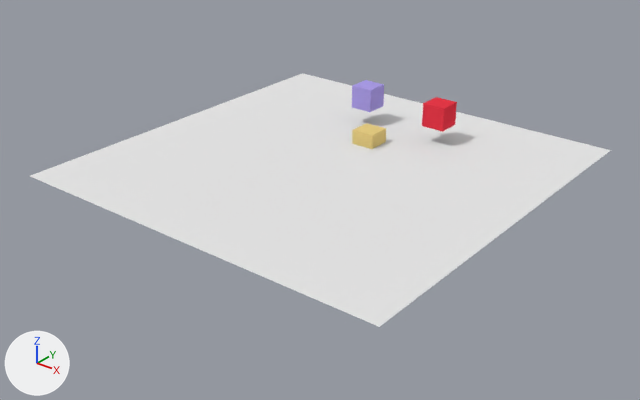
Before and after pictures for a commit that changed the Blender file Main/main.blend.
Before and after are seen from a camera (50 mm lens) standing at (40.1, -51.3, 28.2) and looking at (0.5, -1.8, -2.5). The axes (+X, +Y, +Z) are drawn at lower left. The lights are the same throughout.
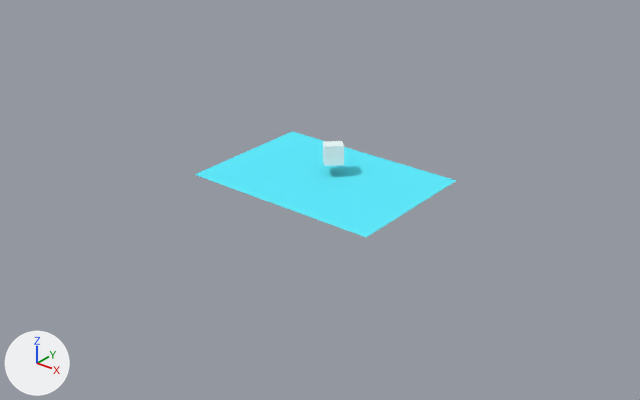
Boxes [x1, y1, x2, y2] around the edits, measured in the pictures (640 x 400 px):
'G0-0', recoloured, moved, rescaled (55% narrower, 58% shorter)
    before: [30, 73, 611, 327]
    after: [195, 131, 457, 237]
'Cube.001', recoloured, moved, turned, rescaled
    before: [352, 123, 386, 149]
    after: [323, 141, 344, 166]
'Cube.003', deleted
    before: [422, 97, 457, 132]
'Cube.002', deleted
    before: [352, 80, 384, 112]

Edits to the bpy script that builds the scene:
```text
Add mat_material_004:
    mat_material_004 = diffuse_material('Material.004')
    mat_material_004.base_color = (0.119, 0.846, 1.0)  # cyan #61edff
Add mat_material_006:
    mat_material_006 = diffuse_material('Material.006')
    mat_material_006.base_color = (0.869, 1.0, 0.99)  # white #f0fffe
Change me_cube_003:
    where me_cube_003.from_pydata(...)  # 8 vertices, 6 faces; spans x -1.0..1.0, y -1.0..1.0, z -1.0..1.0
    remove me_cube_003.materials.append(mat_material_018)  # yellow #e7ce82
    add me_cube_003.materials.append(mat_material_006)  # white #f0fffe
Change me_plane_016:
    where me_plane_016.from_pydata(...)  # 4 vertices, 1 face; spans x -1.0..1.0, y -1.0..1.0, z 0.0
    remove me_plane_016.materials.append(mat_material_017)  # white #e7e7e7
    add me_plane_016.materials.append(mat_material_004)  # cyan #61edff
Remove ob_cube_003:
    ob_cube_003 = bpy.data.objects.new('Cube.003', me_cube_004)
    ob_cube_003.location = (4.32, 9.26, 2.44)
Remove ob_cube_002:
    ob_cube_002 = bpy.data.objects.new('Cube.002', me_cube_001)
    ob_cube_002.location = (-3.0, 9.26, 2.44)
Change ob_cube_001:
    ob_cube_001.location: (0.0, 5.36, 0.23) -> (-0.06, 0.57, 0.61)
    ob_cube_001.rotation_euler: (0.0, 0.0, 0.0) -> (0.0, -0.132, -0.823)  # degrees (0, 0, 0) -> degrees (0, -7.6, -47)
    ob_cube_001.scale: (1.0, 1.0, 1.0) -> (0.792, 0.792, 0.792)
Change ob_g0_0:
    ob_g0_0.location: (0.0, 0.0, 0.0) -> (-0.09, -0.52, -1.14)
    ob_g0_0.scale: (16.5, 16.5, 16.5) -> (8.54, 6.1, 5.27)
```
